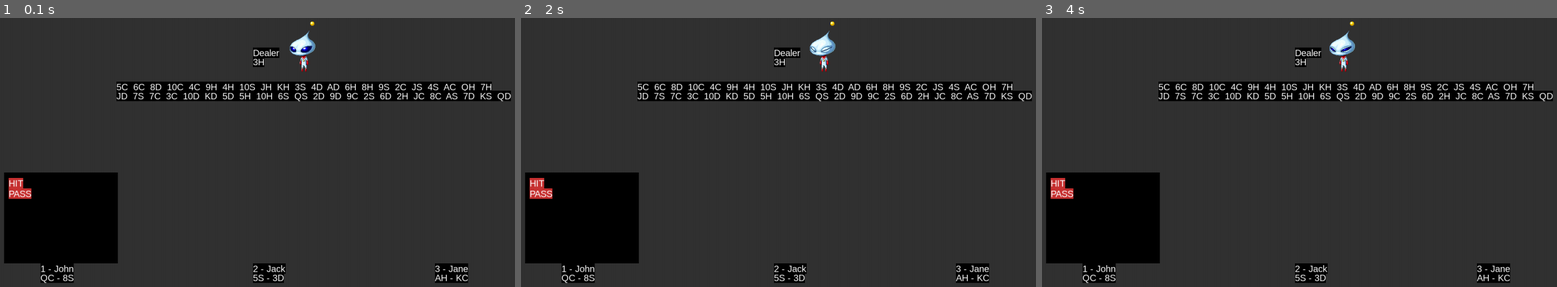
Above: before the commit, frames 1-3 (left to right).
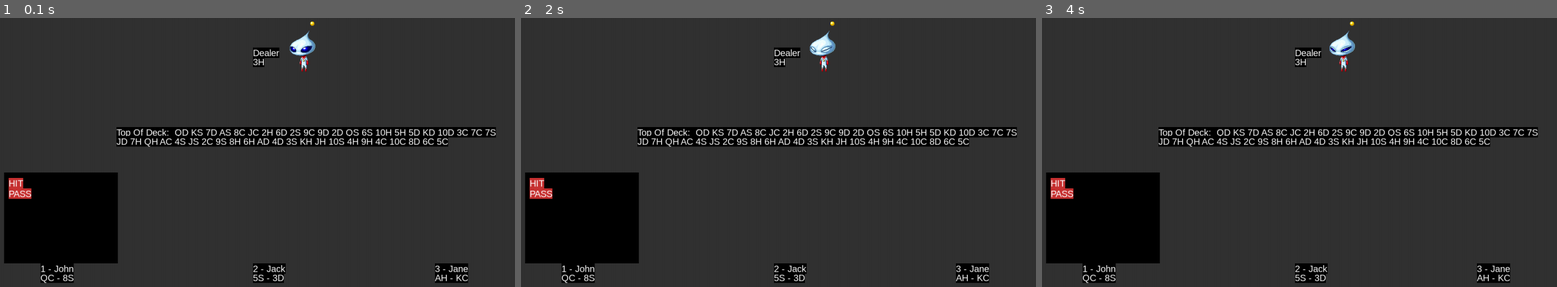
Above: after the commit, the same moments.

Repository: ekoret/blackjack-py
Game: pygame game, started from main.py
Same seed, same stepped clock (60 frames per second), same inputs: the game is played once before the commit and once after it.
Inputs:
- Up to frame 1 (0.1 s): no input
- Up to frame 2 (2 s): no input
- Up to frame 3 (4 s): no input

The runs differ from the first frame. In frame 1, 9.1% of the frame differs, in the area x 22-100%, y 23-48%; in frame 2, 9.1%; in frame 3, 9.1%.

Commit message:
update remaining cards to take x and y, add docstring to player module, refactor draw_remaining_cards

Diff:
--- a/game.py
+++ b/game.py
@@ -96,7 +96,7 @@
             """Draw players and dealer"""
             self.draw_players()
             self.draw_dealer()
-            self.table.draw_remaining_cards()
+            self.table.draw_remaining_cards(300, 300)
             self.player_menu.draw(current_player)
 
             pygame.display.flip()  # update the screen
--- a/player.py
+++ b/player.py
@@ -19,23 +19,44 @@
         return f"Player({self.name})"
 
     def draw(self):
+        """
+        Draws the player's hand and name on the game screen.
+
+        Returns:
+            None
+        """
         player_label = GameText(self.name)
         cards_label = GameText(self.get_hand())
 
         cards_label.draw(self.game.screen, self.x, self.y + 20)
         player_label.draw(self.game.screen, self.x, self.y)
 
-    """Adds a single card to players hand"""
+    def add_card(self, card):
+        """
+        Adds a single card to the player's hand.
 
-    def add_card(self, card):
+        Args:
+            card (Card): The card to add to the player's hand.
+
+        Returns:
+            None
+        """
         self.hand.append(card)
 
-    """Plays a card from the players hand
-    TODO: needs to be refactored
-        - take in an index
-    """
+    def play_card(self, card):
+        """
+        Plays a card from the player's hand and adds it to the cards played pile.
+        TODO: needs to be refactored to take in an index
 
-    def play_card(self, card):
+        Args:
+            card (Card): The card to play.
+
+        Returns:
+            Card: The played card.
+
+        Raises:
+            ValueError: If the card is not in the player's hand.
+        """
         if card in self.hand:
             self.hand.remove(card)
             self.cards_played.append(card)
@@ -43,9 +64,16 @@
         else:
             raise ValueError(f"Card not found in {self.name}'s hand")
 
-    """Returns string format of cards"""
+    def get_hand(self, list=False):
+        """
+        Returns a string representation of the player's hand.
 
-    def get_hand(self, list=False):
+        Args:
+            list (bool, optional): Whether to return the hand as a list. Defaults to False.
+
+        Returns:
+            str or list: The string or list representation of the player's hand.
+        """
         if list:
             return [str(card) for card in self.hand]
 
@@ -53,6 +81,10 @@
 
 
 class Dealer(Player):
+    """
+    The dealer of the game.
+    """
+
     def __init__(self, game):
         super().__init__(game)
         self.name = "Dealer"
@@ -64,6 +96,12 @@
         return f"Dealer({self.name})"
 
     def draw(self):
+        """
+        Draws the dealer's name and hand on the game screen.
+
+        Returns:
+            None
+        """
         dealer_label = GameText("Dealer")
         player_cards_label = GameText(self.get_hand())
 
@@ -72,6 +110,10 @@
 
 
 class Table(Player):
+    """
+    The table for the game. Holds all cards that have been played
+    """
+
     def __init__(self, game):
         super().__init__(game)
         self.name = "Table"
@@ -83,27 +125,46 @@
         return f"Table({self.name})"
 
     def draw(self):
+        """
+        Draws the table's name and hand on the game screen.
+
+        Returns:
+            None
+        """
         table_label = GameText("Table")
         table_cards_label = GameText(self.get_hand())
         table_label.draw(self.game.screen, self.x, self.y)
         table_cards_label.draw(self.game.screen, self.x, self.y + 20)
 
-    def draw_remaining_cards(self):
-        x = 300
-        y = 200
+    def draw_remaining_cards(self, x, y):
+        """
+        Draw the remaining cards in the deck on the game screen. Because
+        cards are pulled from the bottom of the deck using List.pop(), we
+        copy and reverse the list to show the "correct" top of the deck.
 
+        Args:
+            x (int): The x-coordinate where the remaining cards will be drawn.
+            y (int): The y-coordinate where the remaining cards will be drawn.
+
+        Returns:
+            None
+        """
         remaining_cards = self.game.deck.get_remaining_cards()
+
+        remaining_cards = list(reversed(remaining_cards))
+
         remaining_deck_total = len(remaining_cards)
 
-        """
-        TODO: needs to be refactored
-            - looks ugly
-        """
-        first_half = '  '.join(remaining_cards[:remaining_deck_total // 2])
-        second_half = '  '.join(remaining_cards[remaining_deck_total // 2:])
+        """Splitting the deck for easier viewing"""
+        half = remaining_deck_total // 2
+        first_half = remaining_cards[:half]
+        first_half.insert(0, "Top Of Deck: ")  # helper text
+        second_half = remaining_cards[half:]
 
-        remaining_cards_first = GameText(first_half)
-        remaining_cards_second = GameText(second_half)
+        remaining_list = []
+        for i, cards in enumerate([first_half, second_half]):
+            cards_label = GameText(' '.join(cards))
+            remaining_list.append(cards_label)
 
-        remaining_cards_first.draw(self.game.screen, x, y)
-        remaining_cards_second.draw(self.game.screen, x, y + 20)
+        for i, row in enumerate(remaining_list):
+            row.draw(self.game.screen, x, y + (20 * i))
